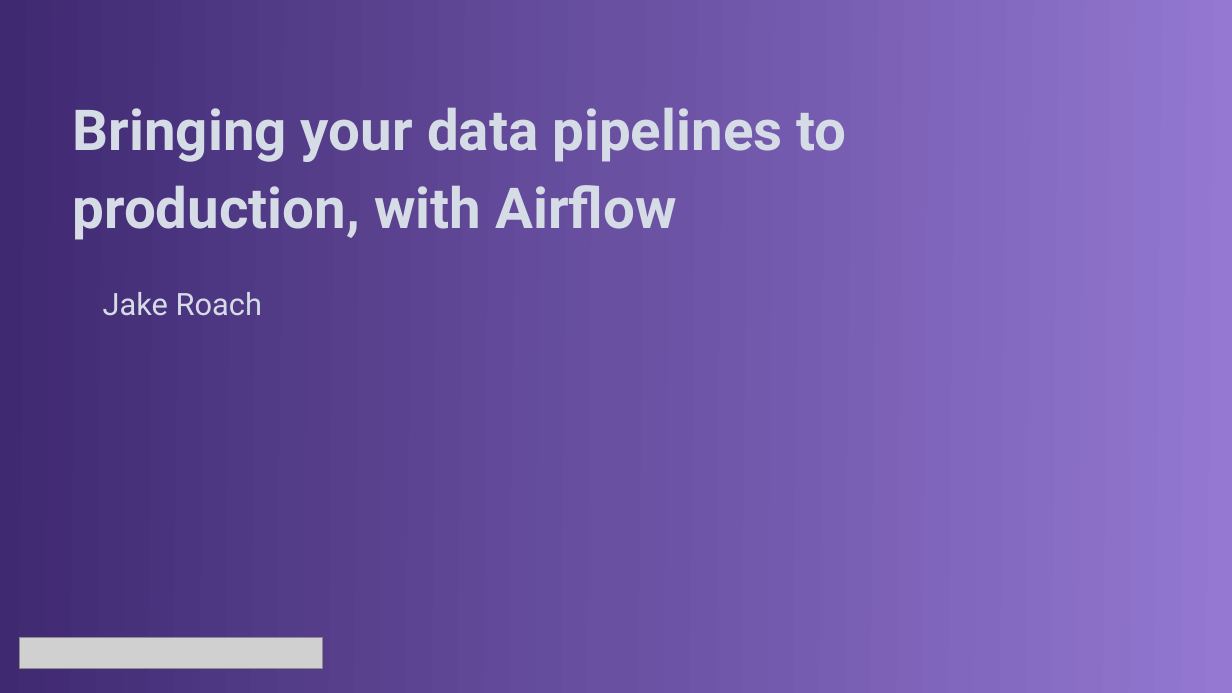
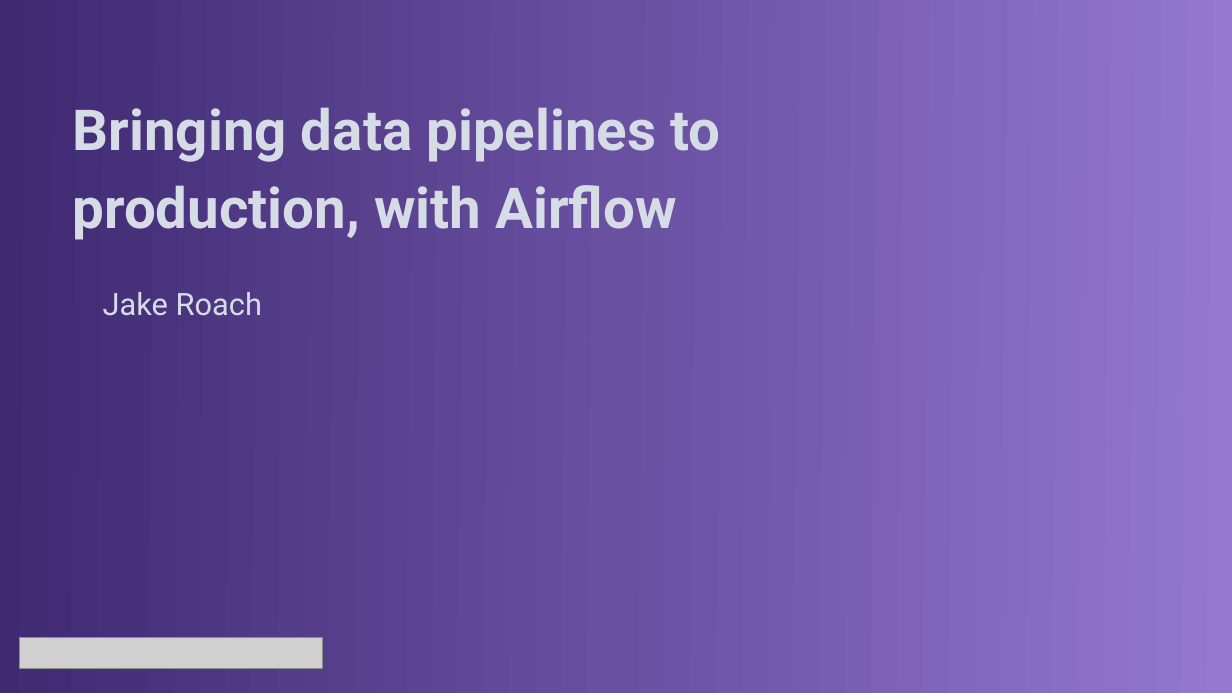
Before and after one commit to jroachgolf84/astronomer-panel-interview, a slide deck: slide 1 of documentation/Astronomer Panel Presentation.pptx. Drawn at 1232x693 pixels with LibreOffice and Linux fonts; fonts in the diff are those of the drawing; grey boxes stand for pictures. Boxes give left, top, right and bottom in pixels: in the first picture for what was removed or moved away, otherwise in the second. Text is boxed around its words. In the diff, an @@ line names an element or a change of style, - is before the commit and + after.

```diff
--- a/documentation/Astronomer Panel Presentation.pptx
+++ b/documentation/Astronomer Panel Presentation.pptx
@@ text at (x1=73, y1=107, x2=720, y2=240): text changed @@
-Bringing your data pipelines to production, with Airflow
+Bringing data pipelines to production, with Airflow
```
Also in this commit, not shown: 14 other slides changed, 1 slide added, 1 other file.
